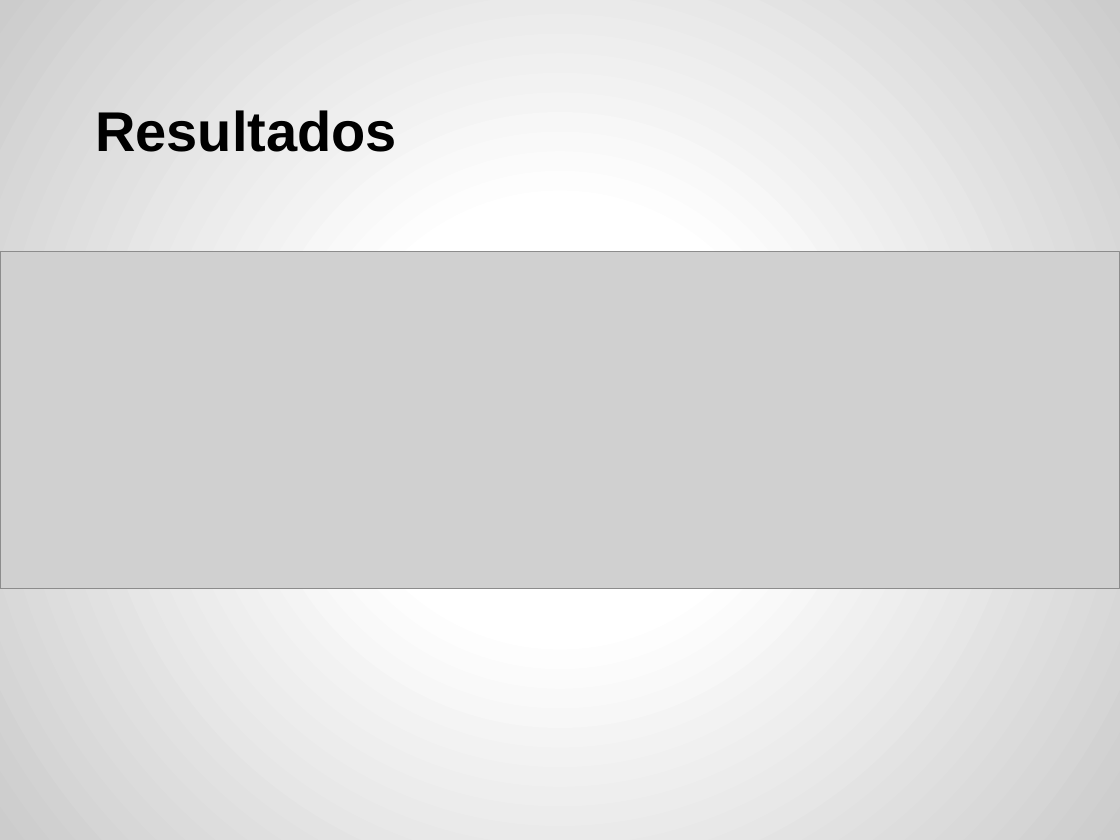
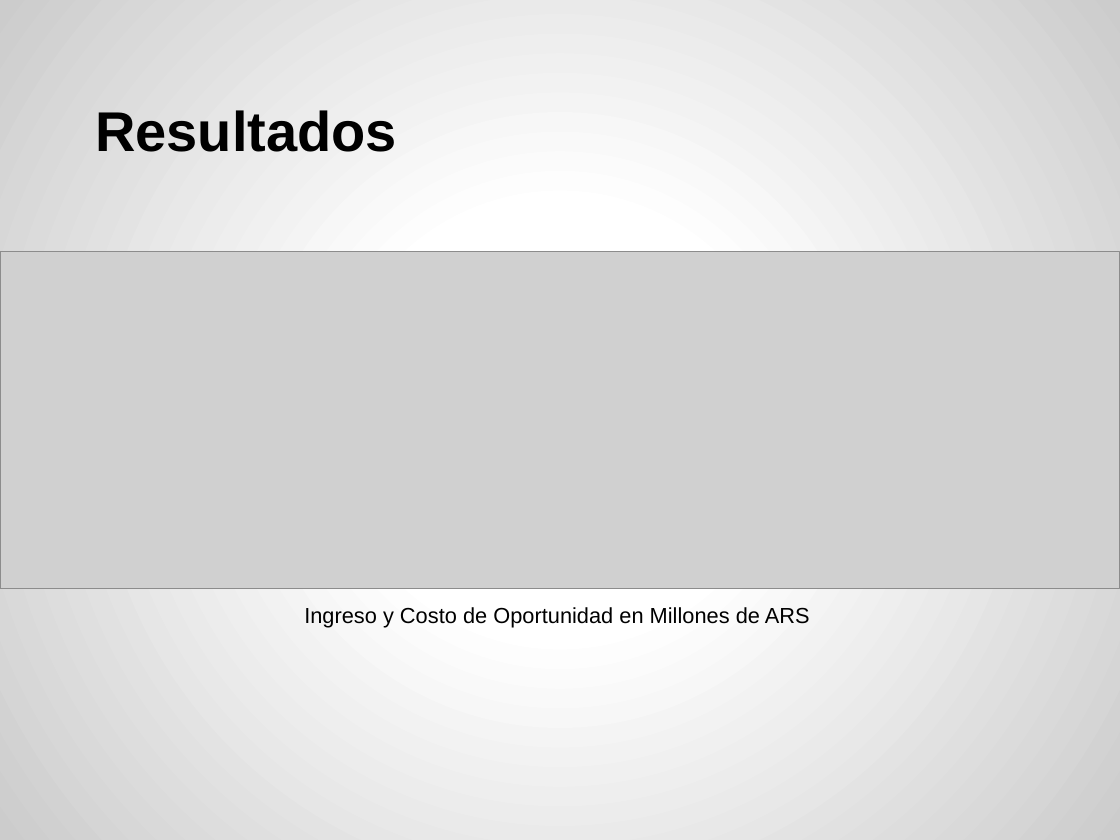
Before and after one commit to acrespo/Simulaciones, a slide deck: slide 28 of presentacion.pptx. Drawn at 1120x840 pixels with LibreOffice and Linux fonts; fonts in the diff are those of the drawing; grey boxes stand for pictures. Boxes give left, top, right and bottom in pixels: in the first picture for what was removed or moved away, otherwise in the second. Text is boxed around its words. In the diff, an @@ line names an element or a change of style, - is before the commit and + after.

```diff
--- a/presentacion.pptx
+++ b/presentacion.pptx
@@ text added at <box>304,607,810,628</box>, 14 pt, text #000000 @@
+Ingreso y Costo de Oportunidad en Millones de ARS
```
Also in this commit, not shown: 1 other slide changed.
